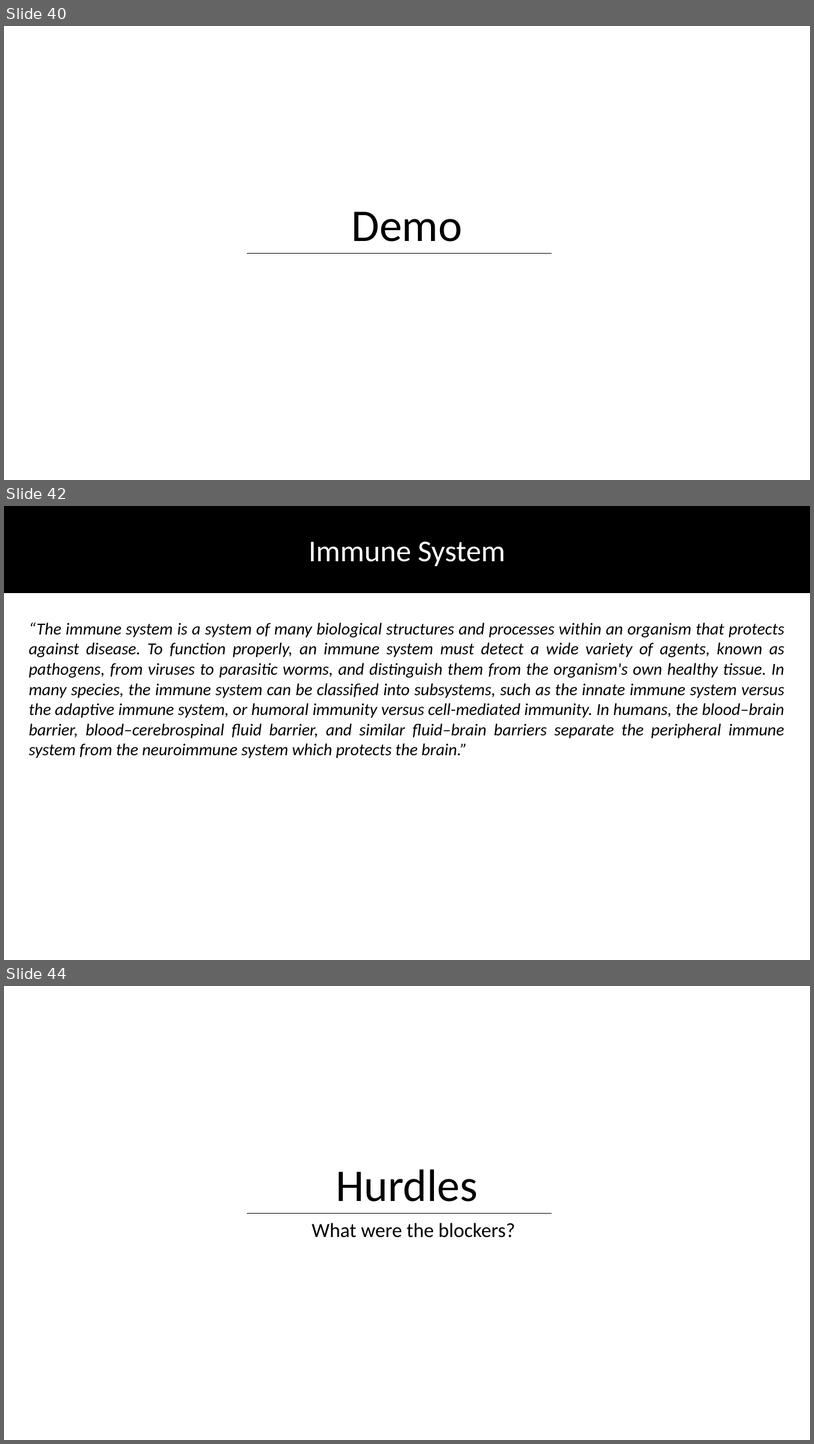
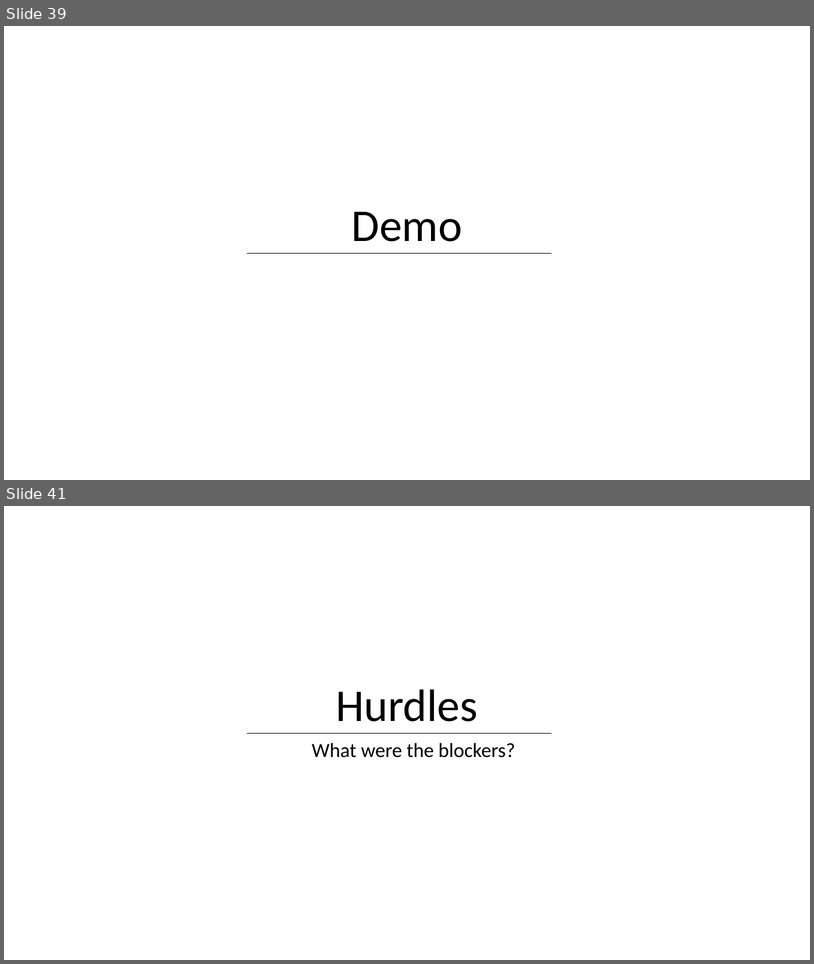
Before and after one commit to DhruvaPendharkar/thesis-project, a slide deck: Notes/ThesisPresentation.pptx. Shown one above the other, each under a label of ours: slides 40, 42 and 44 before the commit, slides 39 and 41 after it; the slides between them are not shown. The pictures are 814x1444 and 814x964 pixels, drawn with LibreOffice and Linux fonts; fonts in the diff are those of the drawing. Boxes give left, top, right and bottom in pixels: in the first picture for what was removed or moved away, otherwise in the second. Text is boxed around its words. In the diff, an @@ line names an element or a change of style, - is before the commit and + after.

```diff
--- a/Notes/ThesisPresentation.pptx
+++ b/Notes/ThesisPresentation.pptx
@@ slide 42 removed at (x1=4, y1=506, x2=810, y2=960), background #FFFFFF @@
@@ rectangle removed at (x1=4, y1=506, x2=810, y2=592) @@
@@ text removed at (x1=309, y1=541, x2=506, y2=566) @@
-Immune System
@@ text removed at (x1=29, y1=622, x2=785, y2=758) @@
-“The immune system is a system of many biological structures and processes within an organism that protects against disease. To function properly, an immune system must detect a wide variety of agents, known as pathogens, from viruses to parasitic worms, and distinguish them from the organism's own healthy tissue. In many species, the immune system can be classified into subsystems, such as the innate immune system versus the adaptive immune system, or humoral immunity versus cell-mediated immunity. In humans, the blood–brain barrier, blood–cerebrospinal fluid barrier, and similar fluid–brain barriers separate the peripheral immune system from the neuroimmune system which protects the brain.”
@@ what was slide 40 is now slide 39 @@
@@ what was slide 44 is now slide 41 @@
```
Also in this commit, not shown: 3 slides changed, 2 other slides removed.
